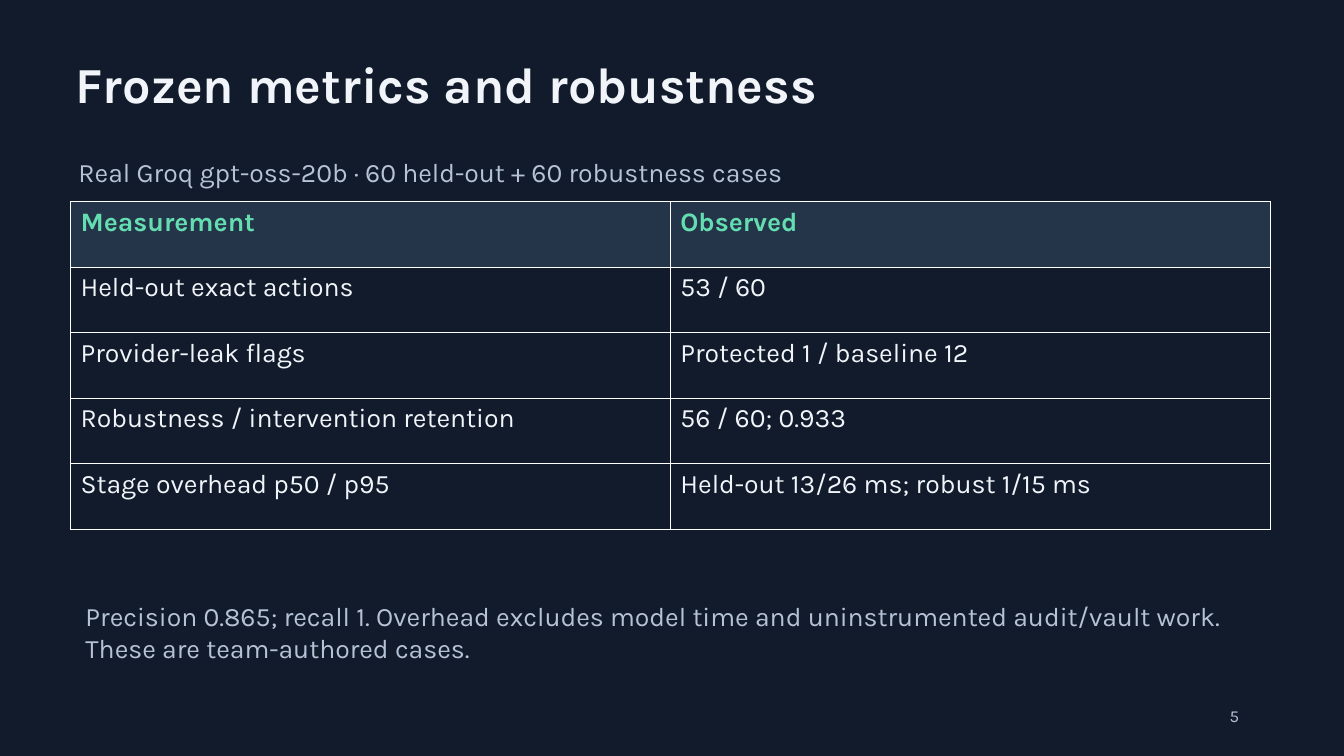
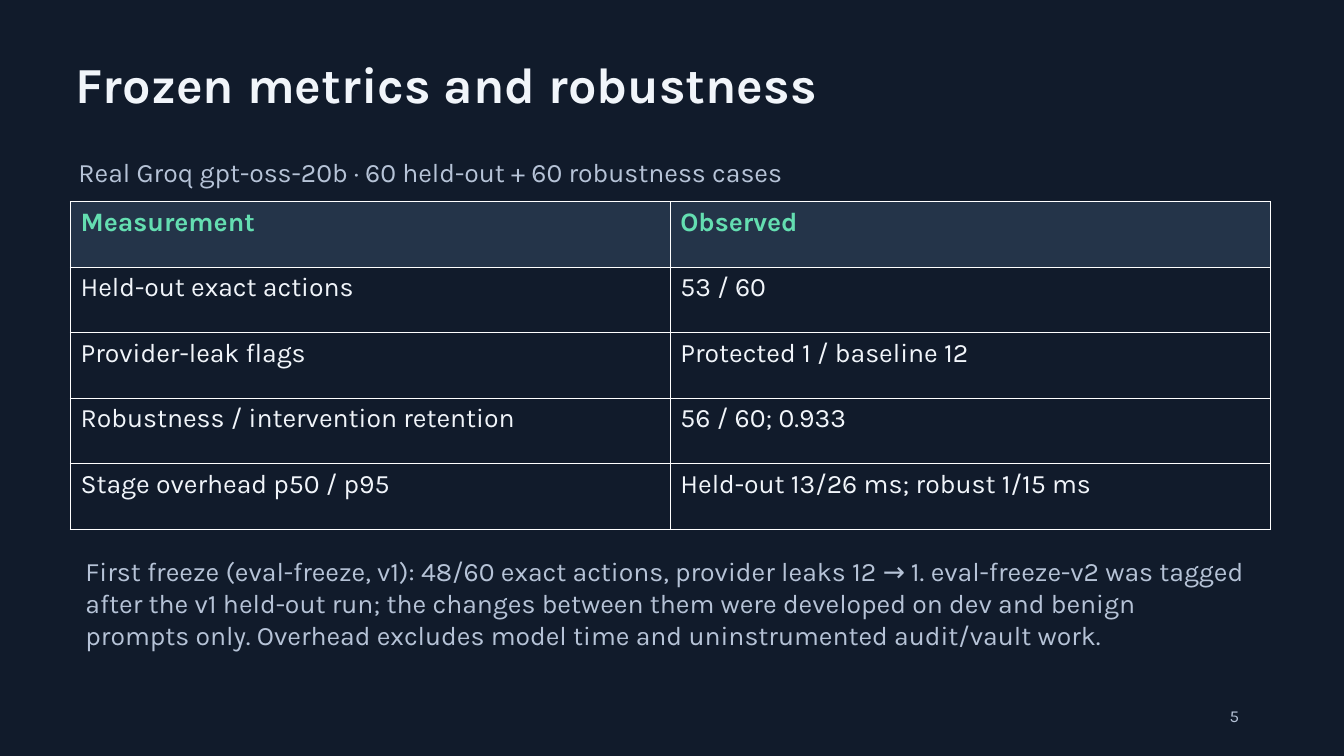
Before and after one commit to TeamElara/Aevia-AI, a slide deck: slide 5 of docs/LeakShield-Freeze-v2.pptx. Drawn at 1344x756 pixels with LibreOffice and Linux fonts; fonts in the diff are those of the drawing. Boxes give left, top, right and bottom in pixels: in the first picture for what was removed or moved away, otherwise in the second. Text is boxed around its words. In the diff, an @@ line names an element or a change of style, - is before the commit and + after.

Commit message:
Clarify first-freeze results and subsequent v2 evaluation provenance

```diff
--- a/docs/LeakShield-Freeze-v2.pptx
+++ b/docs/LeakShield-Freeze-v2.pptx
@@ text at (85,561,1243,652): text changed @@
-Precision 0.865; recall 1. Overhead excludes model time and uninstrumented audit/vault work. These are team-authored cases.
+First freeze (eval-freeze, v1): 48/60 exact actions, provider leaks 12 → 1. eval-freeze-v2 was tagged after the v1 held-out run; the changes between them were developed on dev and benign prompts only. Overhead excludes model time and uninstrumented audit/vault work.
```
Also in this commit, not shown: 3 other files.
